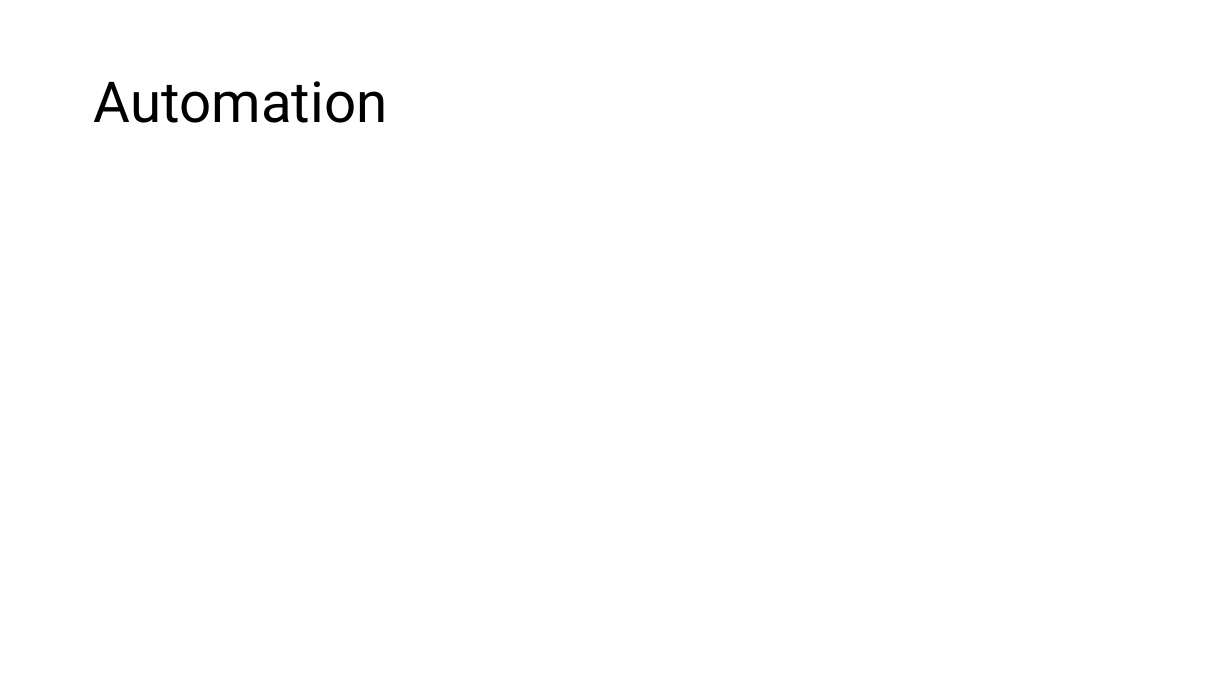
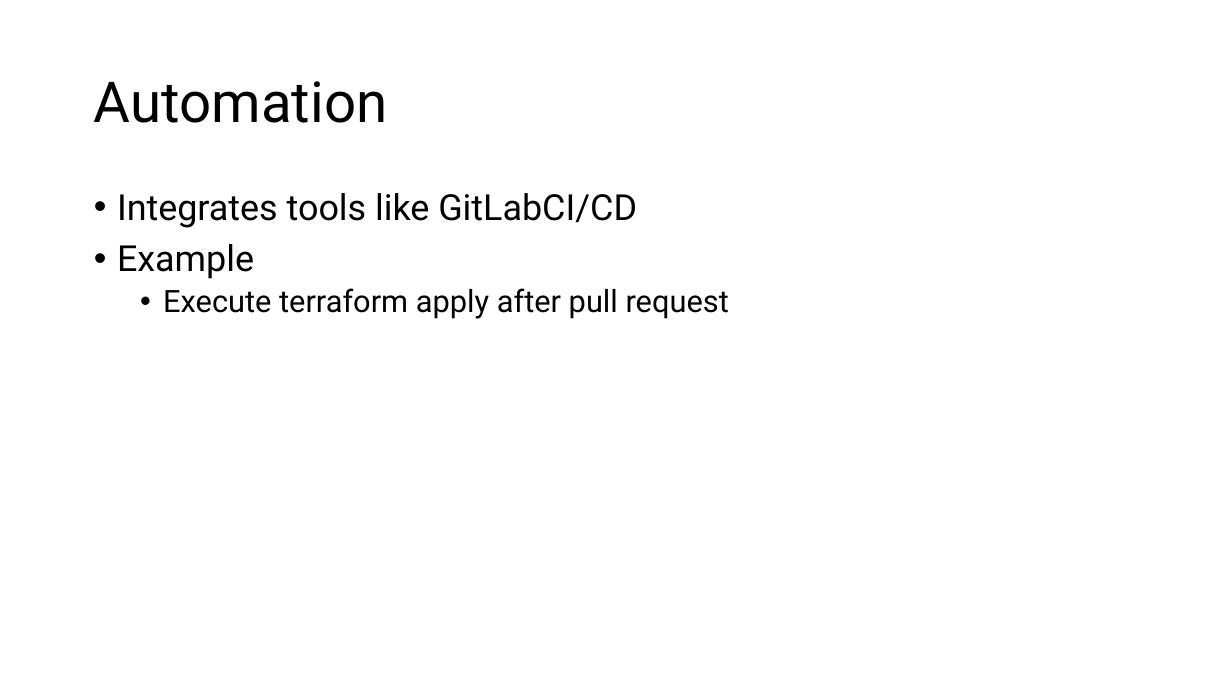
Before and after one commit to sebivenlo/esd-2024-terraform, a slide deck: slide 9 of Presentation/Terraform.pptx. Drawn at 1232x693 pixels with LibreOffice and Linux fonts; fonts in the diff are those of the drawing. Boxes give left, top, right and bottom in pixels: in the first picture for what was removed or moved away, otherwise in the second. Text is boxed around its words. In the diff, an @@ line names an element or a change of style, - is before the commit and + after.

```diff
--- a/Presentation/Terraform.pptx
+++ b/Presentation/Terraform.pptx
@@ text added at [117,193,729,319], 28 pt, text #000000 @@
+• Integrates tools like GitLabCI/CD
+• Example
+  • Execute terraform apply after pull request
```
Also in this commit, not shown: 6 other slides changed, 2 slides added, 2 slides removed.
